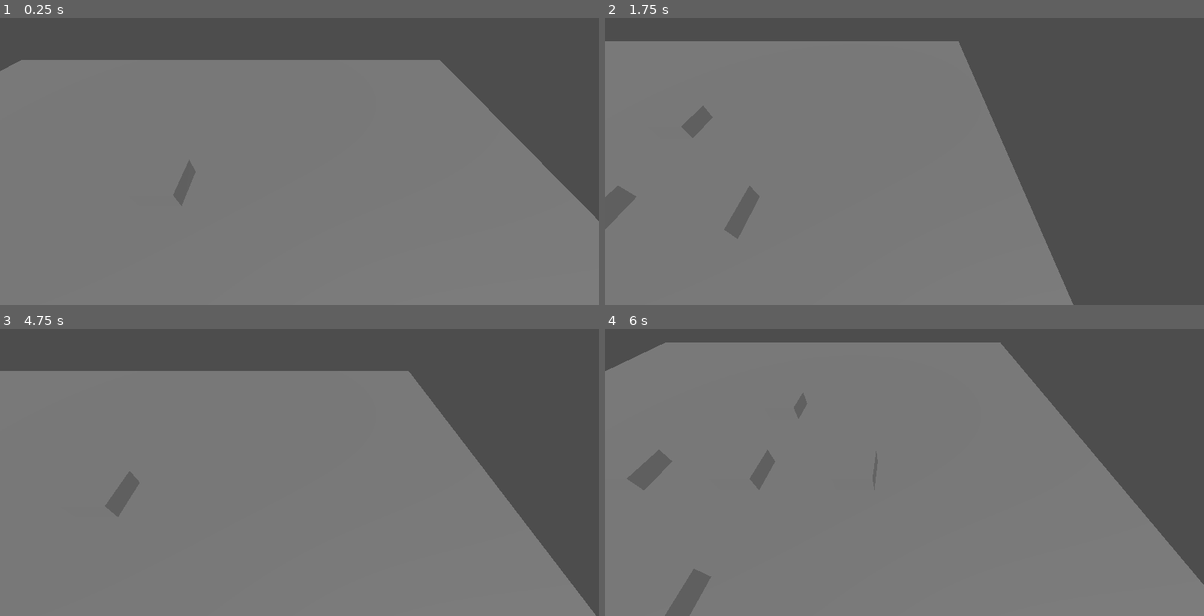
Above: before the commit, frames 1-4 (two rows, left to right).
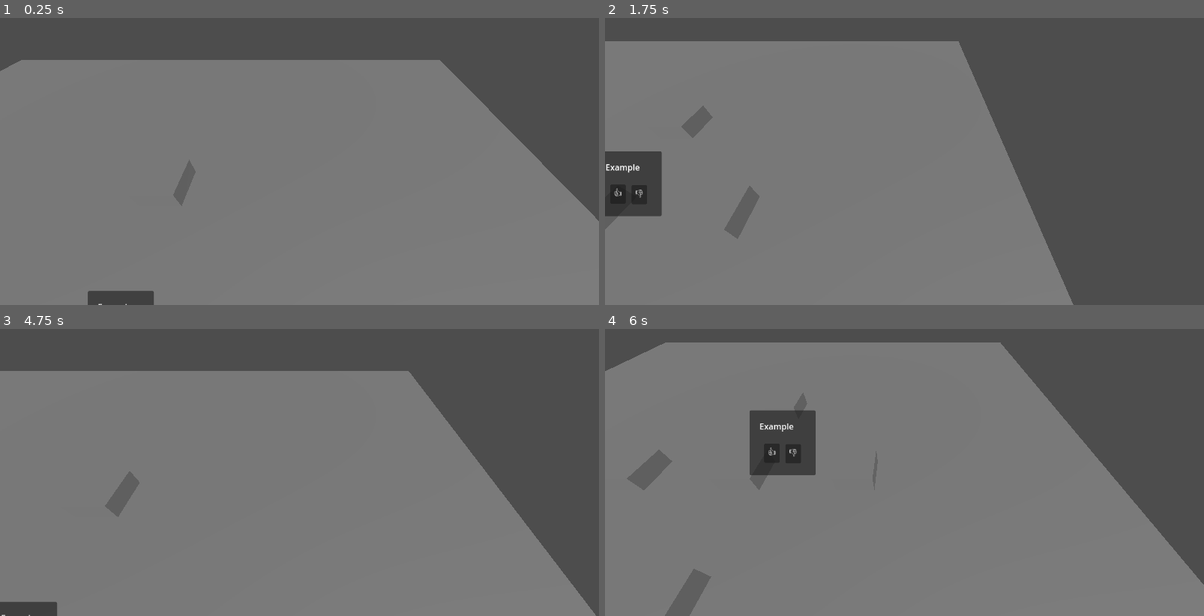
Above: after the commit, the same moments.

Repository: DripBoolean/cheese-game
Game: Godot game, scene res://scenes/world_root.tscn
Same seed, same stepped clock (60 frames per second), same inputs: the game is played once before the commit and once after it.
Inputs (mouse positions are in pixels of both pictures, inside the frame that each line leads up to):
- Up to frame 1 (0.25 s): no input
- Up to frame 2 (1.75 s): tap Enter at 0.5 s; move the mouse to (1036, 121) at 0.52 s; hold D (move_right) 0.53-1.28 s; tap Mouse wheel up (zoom_in) at 0.6 s; move the mouse to (784, 152) at 1.27 s; hold S (move_back) from 1.28 s (still down); tap Mouse wheel down (zoom_out) at 1.35 s
- Up to frame 3 (4.75 s): move the mouse to (359, 374) at 2.02 s; release S (move_back) at 2.03 s; hold D (move_right) 2.03-2.78 s; tap Mouse wheel up (zoom_in) at 2.1, 3.6 s; move the mouse to (269, 515) at 2.77 s; hold W (move_forward) 2.78-3.53 s; tap Mouse wheel down (zoom_out) at 2.85, 4.35 s; move the mouse to (479, 498) at 3.52 s; hold A (move_left) from 3.53 s (still down); move the mouse to (119, 397) at 4.27 s
- Up to frame 4 (6 s): move the mouse to (934, 446) at 5.02 s; release A (move_left) at 5.03 s; hold S (move_back) 5.03-5.78 s; tap Mouse wheel up (zoom_in) at 5.1 s; move the mouse to (814, 363) at 5.77 s; hold D (move_right) from 5.78 s (still down); tap Mouse wheel down (zoom_out) at 5.85 s

The runs differ from the first frame. In frame 1, 0.5% of the frame differs, in the area x 14-26%, y 95-100%; in frame 2, 2.1%; in frame 3, 0.5%; in frame 4, 2.4%, in the area x 24-36%, y 28-51%.

Commit message:
uhh im blushinggggg (kawai)

Diff:
--- a/scenes/building.gd
+++ b/scenes/building.gd
@@ -3,6 +3,14 @@
 
 var type = "Office"
 var in_good_form = true
+
+var bubble = null
+
+func have_thought():
+	var new_bubble = load("res://scenes/thought_bubble.tscn").instantiate()
+
+	bubble = new_bubble
+	add_child(new_bubble)
 
 func _ready():
 	pass # Replace with function body.
@@ -10,4 +18,5 @@
 
 # Called every frame. 'delta' is the elapsed time since the previous frame.
 func _process(delta):
-	pass
+	if bubble != null:
+		bubble.position = get_viewport().get_camera_3d().unproject_position(position)
--- a/scenes/building.tscn
+++ b/scenes/building.tscn
@@ -9,3 +9,9 @@
 
 [node name="MeshInstance3D" type="MeshInstance3D" parent="."]
 mesh = SubResource("BoxMesh_g1gyv")
+
+[node name="Control" type="Control" parent="."]
+layout_mode = 3
+anchors_preset = 0
+offset_right = 40.0
+offset_bottom = 40.0
--- a/scenes/map.gd
+++ b/scenes/map.gd
@@ -2,7 +2,7 @@
 
 
 
-var buildings = [
+var building_generation = [
 	{"type": "Office", "position": Vector3(0, 0, 0)},
 	{"type": "Office", "position": Vector3(3, 0, 0)},
 	{"type": "Office", "position": Vector3(-3, 0, 0)},
@@ -10,19 +10,21 @@
 	{"type": "Office", "position": Vector3(0, 0, -3)},
 ]
 
+var loaded_buildings = []
+
 func spawn_buildings():
-	for building in buildings:
+	for building in building_generation:
 		var new_building = load("res://scenes/building.tscn").instantiate()
 		new_building.type = building.type
 		new_building.position = building.position
+		loaded_buildings.append(new_building)
 		add_child(new_building)
 
 # Called when the node enters the scene tree for the first time.
 func _ready():
 	spawn_buildings()
-	var new_bubble = load("res://scenes/thought_bubble.tscn").instantiate()
-	new_bubble.position = $Player/Camera3D.unproject_position(buildings[0].position)
-	#.add_child(new_bubble)
+	loaded_buildings[0].have_thought()
+
 
 
 # Called every frame. 'delta' is the elapsed time since the previous frame.
--- a/scenes/thought_bubble.gd
+++ b/scenes/thought_bubble.gd
@@ -8,6 +8,7 @@
 
 # Called when the node enters the scene tree for the first time.
 func _ready():
+	print("added")
 	$Label.text = text
 
 
--- a/scenes/thought_bubble.tscn
+++ b/scenes/thought_bubble.tscn
@@ -13,29 +13,29 @@
 
 [node name="Panel" type="Panel" parent="."]
 layout_mode = 0
+offset_top = -125.0
 offset_right = 127.0
-offset_bottom = 125.0
 
 [node name="Yes" type="Button" parent="."]
 layout_mode = 0
 offset_left = 28.0
-offset_top = 64.0
+offset_top = -61.0
 offset_right = 58.0
-offset_bottom = 95.0
+offset_bottom = -30.0
 text = "👍"
 
 [node name="No" type="Button" parent="."]
 layout_mode = 0
 offset_left = 69.0
-offset_top = 65.0
+offset_top = -60.0
 offset_right = 99.0
-offset_bottom = 96.0
+offset_bottom = -29.0
 text = "👎"
 
 [node name="Label" type="Label" parent="."]
 layout_mode = 0
 offset_left = 19.0
-offset_top = 19.0
+offset_top = -106.0
 offset_right = 111.0
-offset_bottom = 56.0
+offset_bottom = -69.0
 text = "Placeholder"
